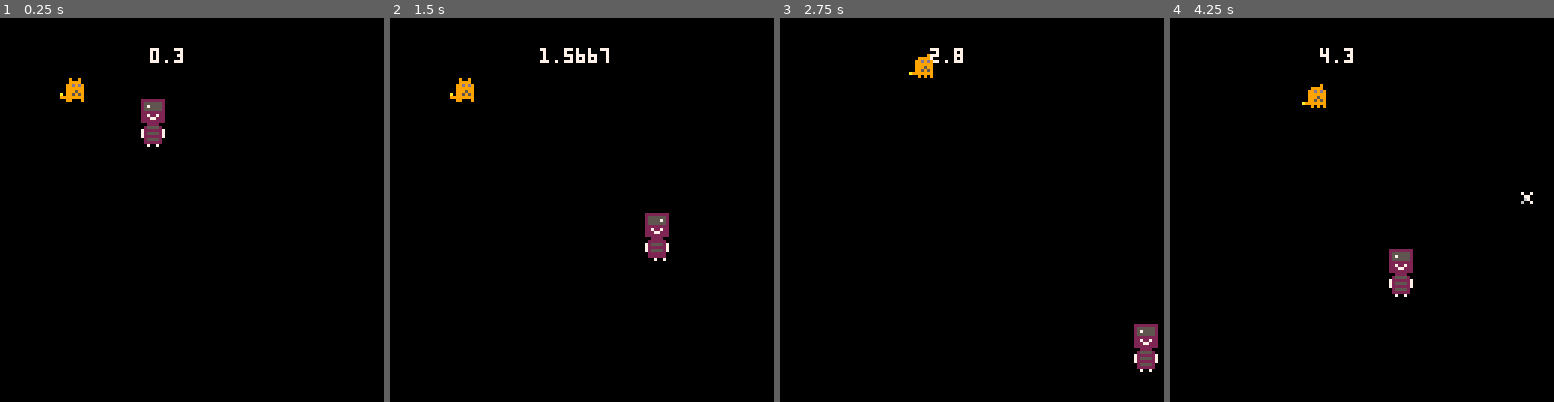
Above: before the commit, frames 1-4 (left to right).
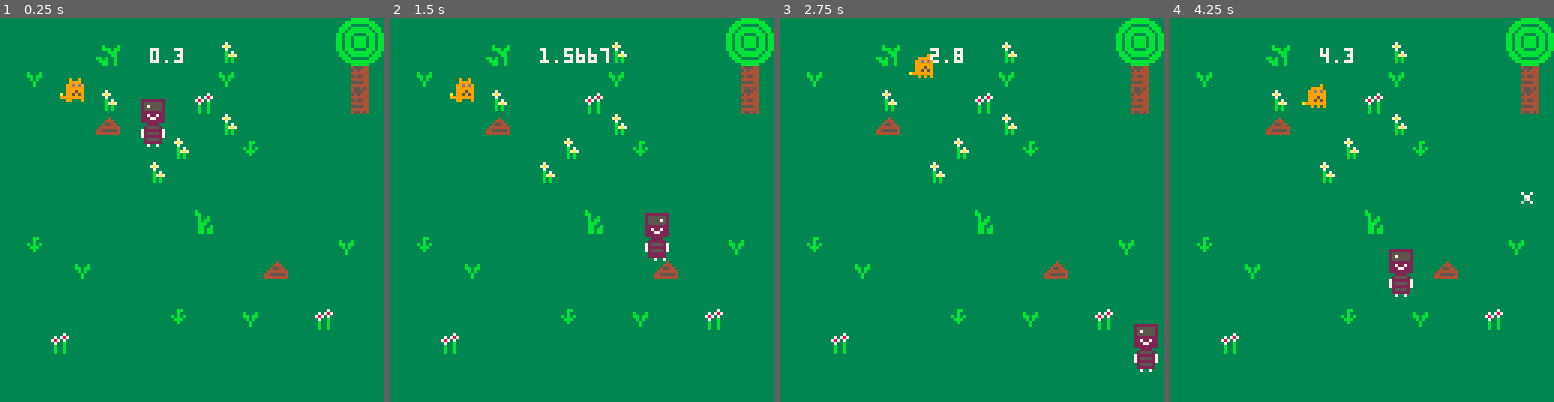
Above: after the commit, the same moments.

Repository: CornflakesOnGit/bonk-thief-horror
Game: PICO-8 cartridge bonk.p8
Same seed, same stepped clock (60 frames per second), same inputs: the game is played once before the commit and once after it.
Inputs:
- Up to frame 1 (0.25 s): no input
- Up to frame 2 (1.5 s): no input
- Up to frame 3 (2.75 s): hold Right 1.6-2.1 s; hold Up 2.15-2.42 s; hold Right from 2.47 s (still down)
- Up to frame 4 (4.25 s): release Right at 3.03 s; hold Left 3.08-3.58 s; hold Down 3.63-3.97 s; hold Right from 4.02 s (still down)

The runs differ from the first frame. In frame 1, 99% of the frame differs, in the area x 0-100%, y 0-100%; in frame 2, 99%; in frame 3, 99%; in frame 4, 99%.

Commit message:
changed the map a bit, started drawing the map

Diff:
--- a/bonk.p8
+++ b/bonk.p8
@@ -63,31 +63,23 @@
 
 
 
-…(8 lines of a section not shown)…
 __map__
-7070707070707070707070707070454600000000000000000000000000000000000000000000000000000000000000000000000000000000000000000000000000000000000000000000000000000000000000000000000000000000000000000000000000000000000000000000000000000000000000000000000000000000
-7070707060707070707070707070555600000000000000000000000000000000000000000000000000000000000000000000000000000000000000000000000000000000000000000000000000000000000000000000000000000000000000000000000000000000000000000000000000000000000000000000000000000000
-7044707070707070704470707070767700000000000000000000000000000000000000000000000000000000000000000000000000000000000000000000000000000000000000000000000000000000000000000000000000000000000000000000000000000000000000000000000000000000000000000000000000000000
-7070707040707070507070707070767700000000000000000000000000000000000000000000000000000000000000000000000000000000000000000000000000000000000000000000000000000000000000000000000000000000000000000000000000000000000000000000000000000000000000000000000000000000
-7070707070707070704070707070707000000000000000000000000000000000000000000000000000000000000000000000000000000000000000000000000000000000000000000000000000000000000000000000000000000000000000000000000000000000000000000000000000000000000000000000000000000000
-7053707070704748707043707070707000000000000000000000000000000000000000000000000000000000000000000000000000000000000000000000000000000000000000000000000000000000000000000000000000000000000000000000000000000000000000000000000000000000000000000000000000000000
-7070707070545758707070707070707000000000000000000000000000000000000000000000000000000000000000000000000000000000000000000000000000000000000000000000000000000000000000000000000000000000000000000000000000000000000000000000000000000000000000000000000000000000
-7070707070707070707070707070707000000000000000000000000000000000000000000000000000000000000000000000000000000000000000000000000000000000000000000000000000000000000000000000000000000000000000000000000000000000000000000000000000000000000000000000000000000000
-7070707070707070617070707070707000000000000000000000000000000000000000000000000000000000000000000000000000000000000000000000000000000000000000000000000000000000000000000000000000000000000000000000000000000000000000000000000000000000000000000000000000000000
-7043707070707070707070707070447000000000000000000000000000000000000000000000000000000000000000000000000000000000000000000000000000000000000000000000000000000000000000000000000000000000000000000000000000000000000000000000000000000000000000000000000000000000
-7070704470707070707070707070707000000000000000000000000000000000000000000000000000000000000000000000000000000000000000000000000000000000000000000000000000000000000000000000000000000000000000000000000000000000000000000000000000000000000000000000000000000000
-7070707070707070707070707070707000000000000000000000000000000000000000000000000000000000000000000000000000000000000000000000000000000000000000000000000000000000000000000000000000000000000000000000000000000000000000000000000000000000000000000000000000000000
-7070707070707043707044707050707000000000000000000000000000000000000000000000000000000000000000000000000000000000000000000000000000000000000000000000000000000000000000000000000000000000000000000000000000000000000000000000000000000000000000000000000000000000
-7070507070707070707070707070707000000000000000000000000000000000000000000000000000000000000000000000000000000000000000000000000000000000000000000000000000000000000000000000000000000000000000000000000000000000000000000000000000000000000000000000000000000000
-7070707070707070707070707070707000000000000000000000000000000000000000000000000000000000000000000000000000000000000000000000000000000000000000000000000000000000000000000000000000000000000000000000000000000000000000000000000000000000000000000000000000000000
-7070707070707070707070707070707000000000000000000000000000000000000000000000000000000000000000000000000000000000000000000000000000000000000000000000000000000000000000000000000000000000000000000000000000000000000000000000000000000000000000000000000000000000
+4040404040404040404040404040454600000000000000000000000000000000000000000000000000000000000000000000000000000000000000000000000000000000000000000000000000000000000000000000000000000000000000000000000000000000000000000000000000000000000000000000000000000000
+4040404060404040405940404040555600000000000000000000000000000000000000000000000000000000000000000000000000000000000000000000000000000000000000000000000000000000000000000000000000000000000000000000000000000000000000000000000000000000000000000000000000000000
+4044404040404040404440404040626300000000000000000000000000000000000000000000000000000000000000000000000000000000000000000000000000000000000000000000000000000000000000000000000000000000000000000000000000000000000000000000000000000000000000000000000000000000
+4040404059404040504040404040626300000000000000000000000000000000000000000000000000000000000000000000000000000000000000000000000000000000000000000000000000000000000000000000000000000000000000000000000000000000000000000000000000000000000000000000000000000000
+4040404053404040405940404040404000000000000000000000000000000000000000000000000000000000000000000000000000000000000000000000000000000000000000000000000000000000000000000000000000000000000000000000000000000000000000000000000000000000000000000000000000000000
+4040404040404059404043404040404000000000000000000000000000000000000000000000000000000000000000000000000000000000000000000000000000000000000000000000000000000000000000000000000000000000000000000000000000000000000000000000000000000000000000000000000000000000
+4040404040405940404040404040404000000000000000000000000000000000000000000000000000000000000000000000000000000000000000000000000000000000000000000000000000000000000000000000000000000000000000000000000000000000000000000000000000000000000000000000000000000000
+4040404040404040404040404040404000000000000000000000000000000000000000000000000000000000000000000000000000000000000000000000000000000000000000000000000000000000000000000000000000000000000000000000000000000000000000000000000000000000000000000000000000000000
+4040404040404040614040404040404000000000000000000000000000000000000000000000000000000000000000000000000000000000000000000000000000000000000000000000000000000000000000000000000000000000000000000000000000000000000000000000000000000000000000000000000000000000
+4043404040404040404040404040444000000000000000000000000000000000000000000000000000000000000000000000000000000000000000000000000000000000000000000000000000000000000000000000000000000000000000000000000000000000000000000000000000000000000000000000000000000000
+4040404440404040404040534040404000000000000000000000000000000000000000000000000000000000000000000000000000000000000000000000000000000000000000000000000000000000000000000000000000000000000000000000000000000000000000000000000000000000000000000000000000000000
+4040404040404040404040404040404000000000000000000000000000000000000000000000000000000000000000000000000000000000000000000000000000000000000000000000000000000000000000000000000000000000000000000000000000000000000000000000000000000000000000000000000000000000
+4040404040404043404044404050404000000000000000000000000000000000000000000000000000000000000000000000000000000000000000000000000000000000000000000000000000000000000000000000000000000000000000000000000000000000000000000000000000000000000000000000000000000000
+4040504040404040404040404040404000000000000000000000000000000000000000000000000000000000000000000000000000000000000000000000000000000000000000000000000000000000000000000000000000000000000000000000000000000000000000000000000000000000000000000000000000000000
+4040404040404040404040404040404000000000000000000000000000000000000000000000000000000000000000000000000000000000000000000000000000000000000000000000000000000000000000000000000000000000000000000000000000000000000000000000000000000000000000000000000000000000
+4040404040404040404040404040404000000000000000000000000000000000000000000000000000000000000000000000000000000000000000000000000000000000000000000000000000000000000000000000000000000000000000000000000000000000000000000000000000000000000000000000000000000000
 
 
 
--- a/bonk_code.lua
+++ b/bonk_code.lua
@@ -287,8 +287,18 @@
 
 function _draw()
     cls(0)
+    map(0, 0, 0, 0, 16, 16)
     timer()
     draw_bones()
     drawBonk()
     drawThief()
 end
+
+-- map(screen_x, screen_y, map_x, map_y, width, height)
+
+-- screen_x: The x-coordinate on the screen where the map drawing starts
+-- screen_y: The y-coordinate on the screen where the map drawing starts
+-- map_x: The x-coordinate in the map data where drawing starts
+-- map_y: The y-coordinate in the map data where drawing starts
+-- width: The width (in tiles) of the map area to draw
+-- height: The height (in tiles) of the map area to draw
Not shown, changed: 45 lines of the sprite sheet (__gfx__) section of bonk.p8
